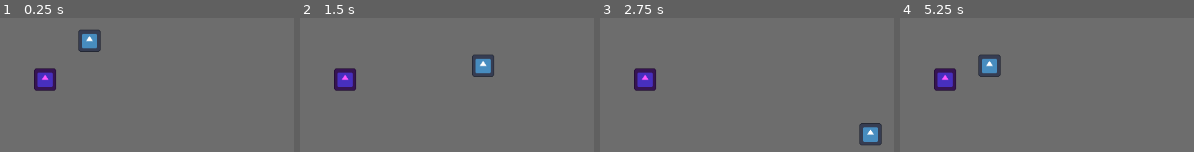
Above: before the commit, frames 1-4 (left to right).
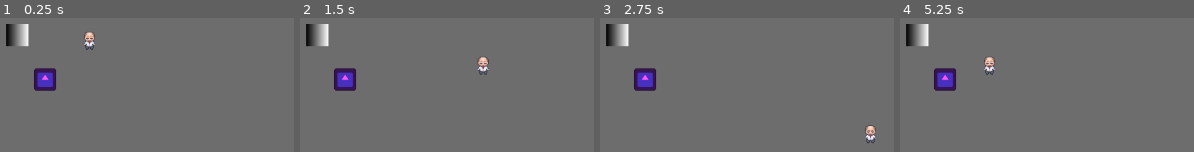
Above: after the commit, the same moments.

Repository: ChrisFlanTheMan/Busy-Work
Game: Godot game, scene res://main.tscn
Same seed, same stepped clock (60 frames per second), same inputs: the game is played once before the commit and once after it. The engine's default icon, where the game draws it, is replaced by a stand-in: a white triangle on a blue panel in a dark square.
Inputs:
- Up to frame 1 (0.25 s): no input
- Up to frame 2 (1.5 s): tap Enter at 0.5 s; hold Right (Right) 0.53-1.28 s; hold Down (Down) from 1.28 s (still down)
- Up to frame 3 (2.75 s): release Down (Down) at 2.03 s; hold Right (Right) from 2.03 s (still down)
- Up to frame 4 (5.25 s): release Right (Right) at 2.78 s; hold Up (Up) 2.78-3.53 s; hold Left (Left) 3.53-5.03 s; hold Down (Down) from 5.03 s (still down)

The runs differ from the first frame. In frame 1, 2.3% of the frame differs, in the area x 2-35%, y 4-26%; in frame 2, 2.3%; in frame 3, 2.3%; in frame 4, 2.4%, in the area x 2-35%, y 4-45%.

Commit message:
Added character sprite and obstacle

Diff:
--- a/enemy.tscn
+++ b/enemy.tscn
@@ -7,6 +7,7 @@
 size = Vector2(32, 32)
 
 [node name="Enemy" type="CharacterBody2D"]
+motion_mode = 1
 script = ExtResource("1_ylmut")
 
 [node name="Sprite2D" type="Sprite2D" parent="."]
--- a/main.tscn
+++ b/main.tscn
@@ -1,7 +1,8 @@
-[gd_scene load_steps=3 format=3 uid="uid://y22n8hs3bqj7"]
+[gd_scene load_steps=4 format=3 uid="uid://y22n8hs3bqj7"]
 
 [ext_resource type="PackedScene" uid="uid://dy2sgfvy4jpjl" path="res://player.tscn" id="1_nrxhn"]
 [ext_resource type="PackedScene" uid="uid://dtll4y64nibr6" path="res://enemy.tscn" id="2_fl8u8"]
+[ext_resource type="PackedScene" uid="uid://dqq2qbshk6noj" path="res://obstacle.tscn" id="3_c2a7k"]
 
 [node name="Node2D" type="Node2D"]
 
@@ -15,3 +16,6 @@
 
 [node name="Boss" parent="." instance=ExtResource("2_fl8u8")]
 position = Vector2(512, 376)
+
+[node name="Obstacle" parent="." instance=ExtResource("3_c2a7k")]
+position = Vector2(472, 312)
--- /dev/null
+++ b/obstacle.tscn
@@ -0,0 +1,18 @@
+[gd_scene load_steps=4 format=3 uid="uid://dqq2qbshk6noj"]
+
+[sub_resource type="Gradient" id="Gradient_bdf0k"]
+
+[sub_resource type="GradientTexture2D" id="GradientTexture2D_gdyke"]
+gradient = SubResource("Gradient_bdf0k")
+
+[sub_resource type="RectangleShape2D" id="RectangleShape2D_n7t0v"]
+size = Vector2(32, 32)
+
+[node name="Obstacle" type="RigidBody2D"]
+
+[node name="Sprite2D" type="Sprite2D" parent="."]
+scale = Vector2(0.5, 0.5)
+texture = SubResource("GradientTexture2D_gdyke")
+
+[node name="CollisionShape2D" type="CollisionShape2D" parent="."]
+shape = SubResource("RectangleShape2D_n7t0v")
--- a/player.tscn
+++ b/player.tscn
@@ -1,7 +1,7 @@
 [gd_scene load_steps=4 format=3 uid="uid://dy2sgfvy4jpjl"]
 
-[ext_resource type="Texture2D" uid="uid://cioa4k5ruxny7" path="res://icon.svg" id="1_58txc"]
 [ext_resource type="Script" path="res://player.gd" id="1_ks18h"]
+[ext_resource type="Texture2D" uid="uid://swp86fr5vfci" path="res://assets/Char one frame.png" id="2_nhjm6"]
 
 [sub_resource type="RectangleShape2D" id="RectangleShape2D_c0fqt"]
 size = Vector2(32, 32)
@@ -11,8 +11,7 @@
 script = ExtResource("1_ks18h")
 
 [node name="Sprite2D" type="Sprite2D" parent="."]
-scale = Vector2(0.25, 0.25)
-texture = ExtResource("1_58txc")
+texture = ExtResource("2_nhjm6")
 
 [node name="CollisionShape2D" type="CollisionShape2D" parent="."]
 shape = SubResource("RectangleShape2D_c0fqt")
Binary file added: assets/Char one frame.png
Not shown, added: assets/Char one frame.png.import
